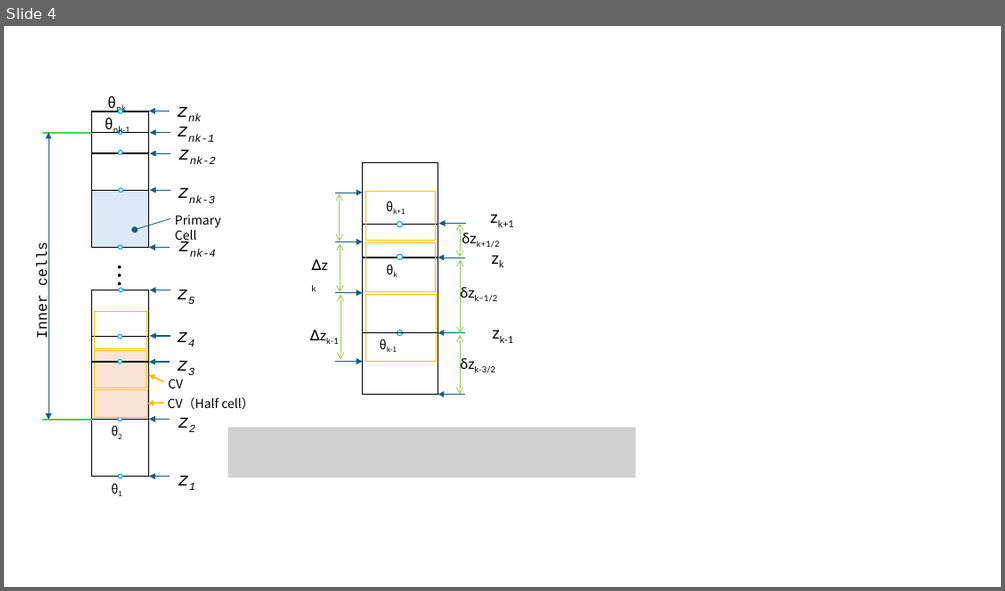
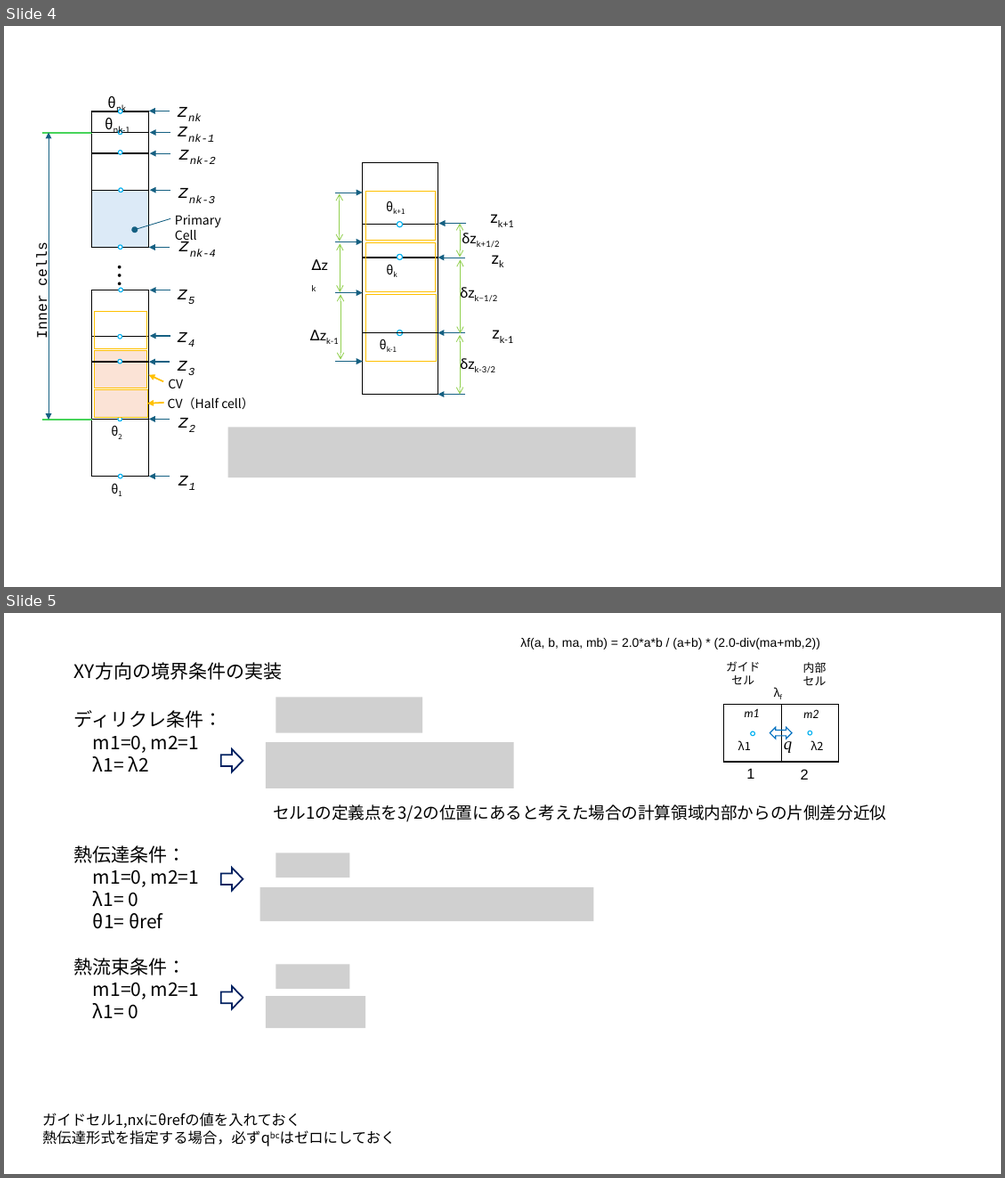
Before and after one commit to kenoogl/Heat3D, a slide deck: cell_arrangement.pptx. Shown one above the other, each under a label of ours: slide 4 before the commit, slides 4 and 5 after it. The pictures are 1005x591 and 1005x1178 pixels, drawn with LibreOffice and Linux fonts; fonts in the diff are those of the drawing; grey boxes stand for pictures. Boxes give left, top, right and bottom in pixels: in the first picture for what was removed or moved away, otherwise in the second. Text is boxed around its words. In the diff, an @@ line names an element or a change of style, - is before the commit and + after.

```diff
--- a/cell_arrangement.pptx
+++ b/cell_arrangement.pptx
@@ slide 5 added at box(4, 613, 1001, 1174), background #FFFFFF @@
@@ text added at box(520, 638, 820, 649), 12 pt, text #000000 @@
+λf(a, b, ma, mb) = 2.0*a*b / (a+b) * (2.0-div(ma+mb,2))
@@ text added at box(74, 662, 282, 680), 18 pt, text #000000 @@
+XY方向の境界条件の実装
@@ group added at box(520, 638, 840, 779): 10 texts, 2 rectangles, 2 ellipses, 1 left right arrow @@
+λ1
+λ2
+m1
+m2
+λf
+1
+2
+q
+ガイド
+セル
+内部
+セル
@@ text added at box(74, 710, 223, 1019), 18 pt, text #000000 @@
+ディリクレ条件：
+m1=0, m2=1
+λ1= λ2
+熱伝達条件：
+m1=0, m2=1
+λ1= 0
+θ1= θref
+熱流束条件：
+m1=0, m2=1
+λ1= 0
@@ picture added at box(276, 697, 423, 732) @@
@@ picture added at box(266, 742, 514, 788) @@
@@ right arrow added at box(221, 749, 243, 771), outline #002060 1.5 pt @@
@@ text added at box(273, 804, 886, 822), 16 pt, text #000000 @@
+セル1の定義点を3/2の位置にあると考えた場合の計算領域内部からの片側差分近似
@@ right arrow added at box(221, 868, 243, 891), outline #002060 1.5 pt @@
@@ picture added at box(276, 853, 350, 877) @@
@@ picture added at box(259, 887, 593, 921) @@
@@ right arrow added at box(221, 986, 243, 1008), outline #002060 1.5 pt @@
@@ picture added at box(276, 964, 350, 989) @@
@@ picture added at box(266, 996, 366, 1028) @@
@@ text added at box(42, 1112, 300, 1146), 14 pt, text #000000 @@
+ガイドセル1,nxにθrefの値を入れておく
+熱伝達形式を指定する場合，必ずqbcはゼロにしておく
```
Also in this commit, not shown: 1 slide changed, 1 other slide added, 4 other files.
